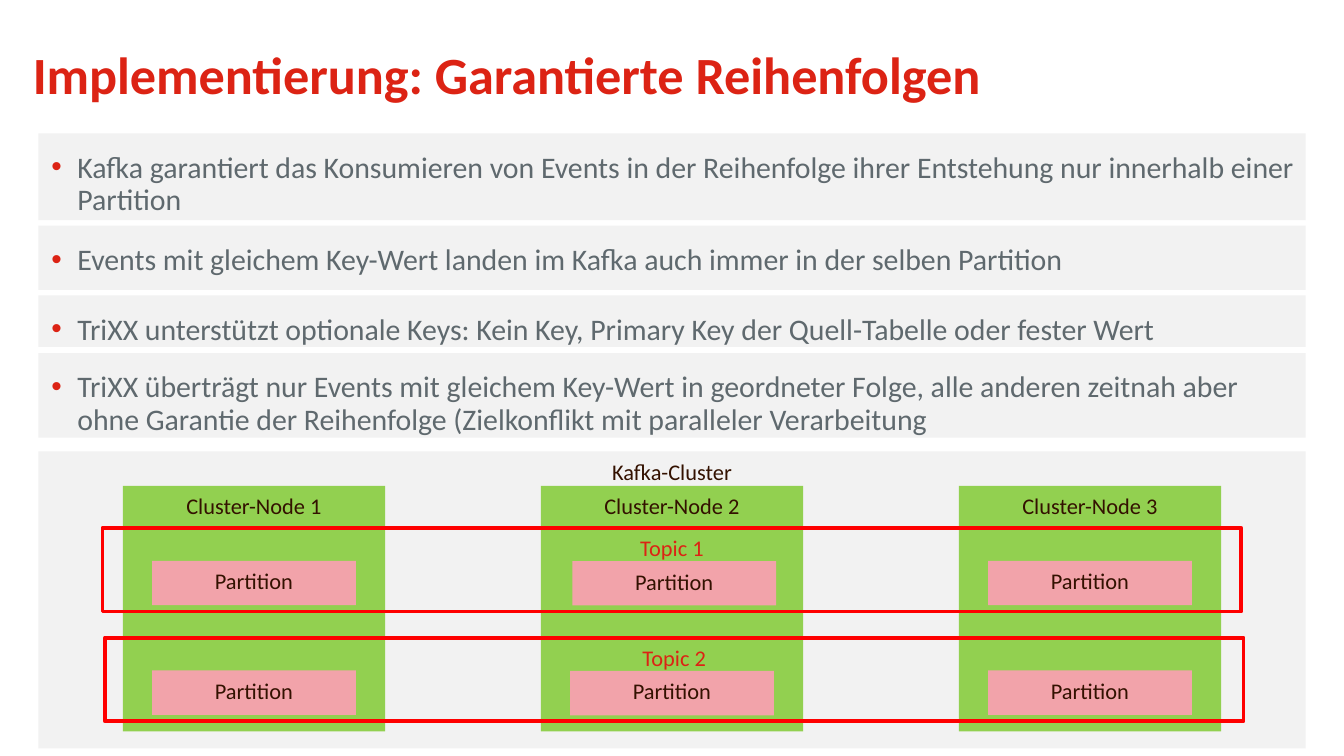
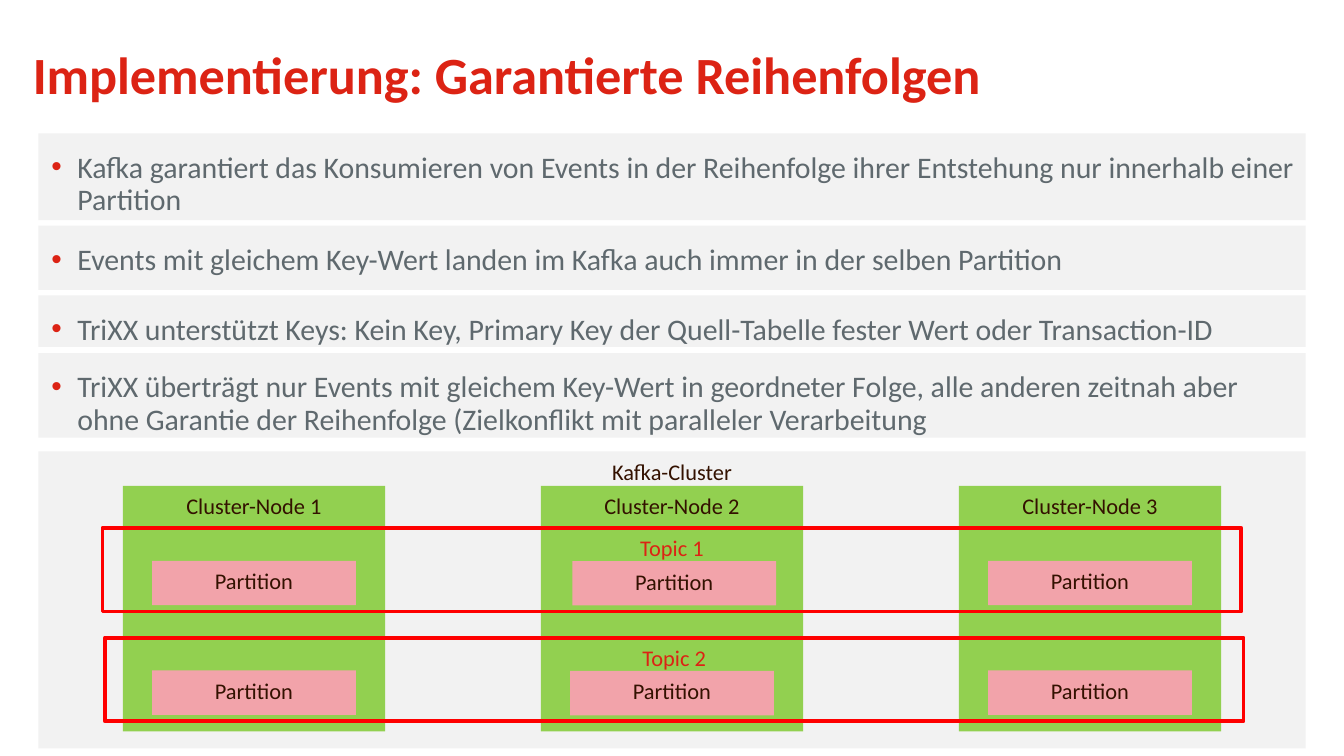
Before and after one commit to osp-ottogroup/movex-cdc, a slide deck: slide 16 of doc/2021-12_TriXX_ITTage.pptx (slide 15 before the commit). Drawn at 1344x756 pixels with LibreOffice and Linux fonts; fonts in the diff are those of the drawing; background and template pictures are left out. Boxes give left, top, right and bottom in pixels: in the first picture for what was removed or moved away, otherwise in the second. Text is boxed around its words. In the diff, an @@ line names an element or a change of style, - is before the commit and + after.

```diff
--- a/doc/2021-12_TriXX_ITTage.pptx
+++ b/doc/2021-12_TriXX_ITTage.pptx
@@ text in rectangle at (x1=77, y1=319, x2=1213, y2=345): text changed @@
-• TriXX unterstützt optionale Keys: Kein Key, Primary Key der Quell-Tabelle oder fester Wert
+• TriXX unterstützt Keys: Kein Key, Primary Key der Quell-Tabelle fester Wert oder Transaction-ID
```
Also in this commit, not shown: 4 other slides changed, 1 slide removed, 2 other files.
